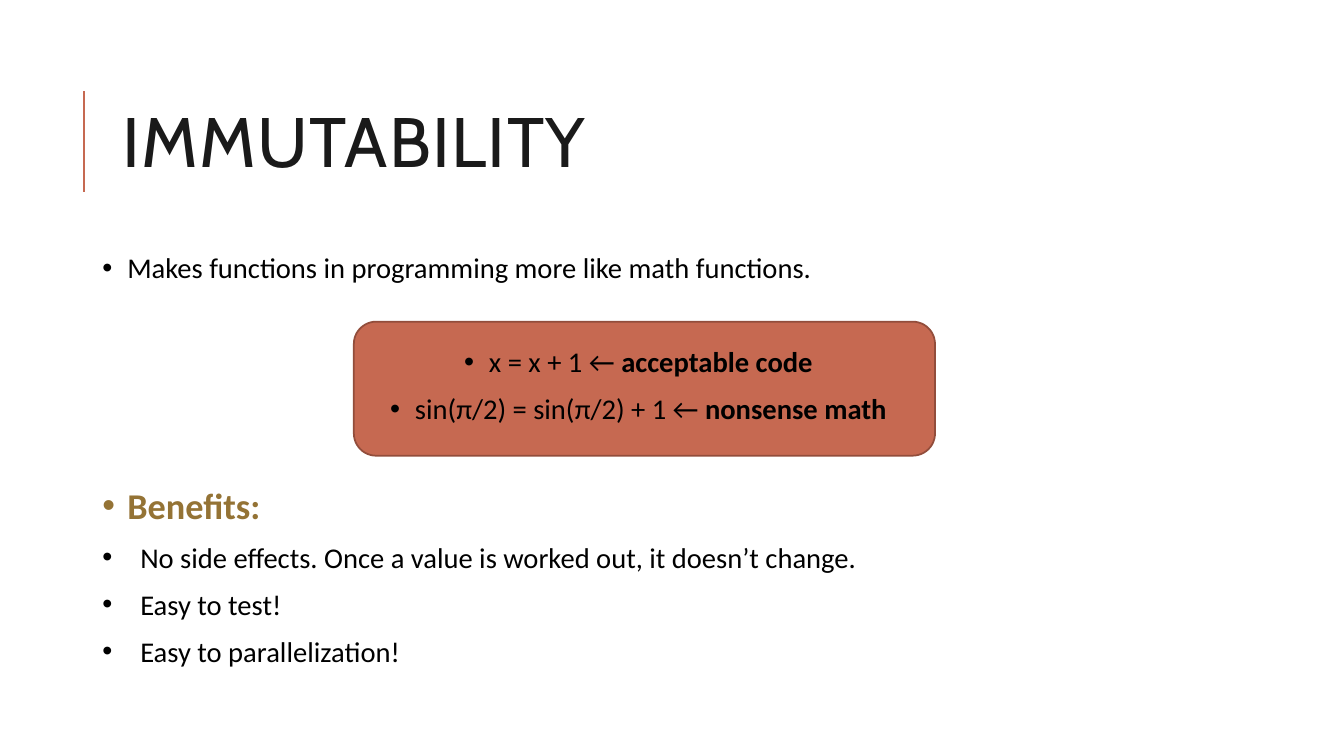
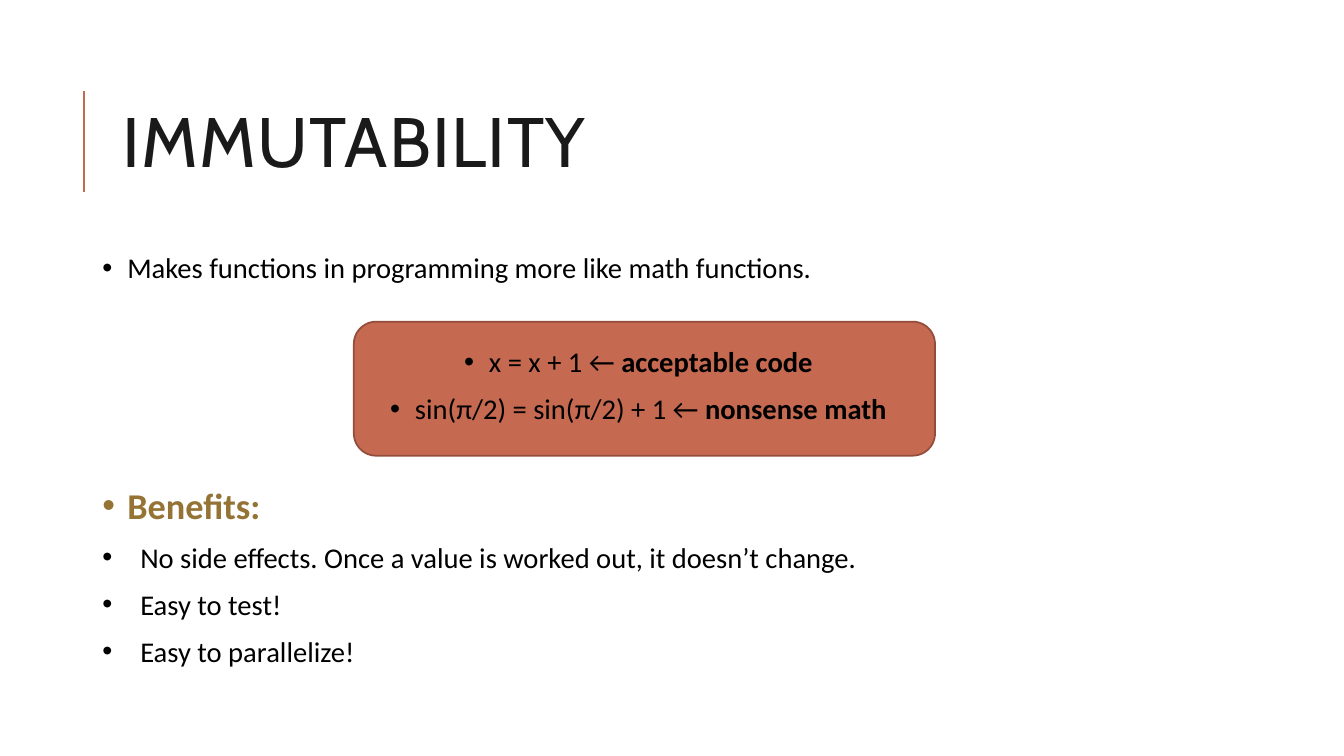
Before and after one commit to rachelblasucci/Current-Talks, a slide deck: slide 3 of Intro to F#/Getting Started With F.pptx. Drawn at 1344x756 pixels with LibreOffice and Linux fonts; fonts in the diff are those of the drawing. Boxes give left, top, right and bottom in pixels: in the first picture for what was removed or moved away, otherwise in the second. Text is boxed around its words. In the diff, an @@ line names an element or a change of style, - is before the commit and + after.

```diff
--- a/Intro to F#/Getting Started With F.pptx
+++ b/Intro to F#/Getting Started With F.pptx
@@ text at (140, 642, 354, 667): text changed @@
-• Easy to parallelization!
+• Easy to parallelize!
```
Also in this commit, not shown: 2 other slides changed, 29 other files.
